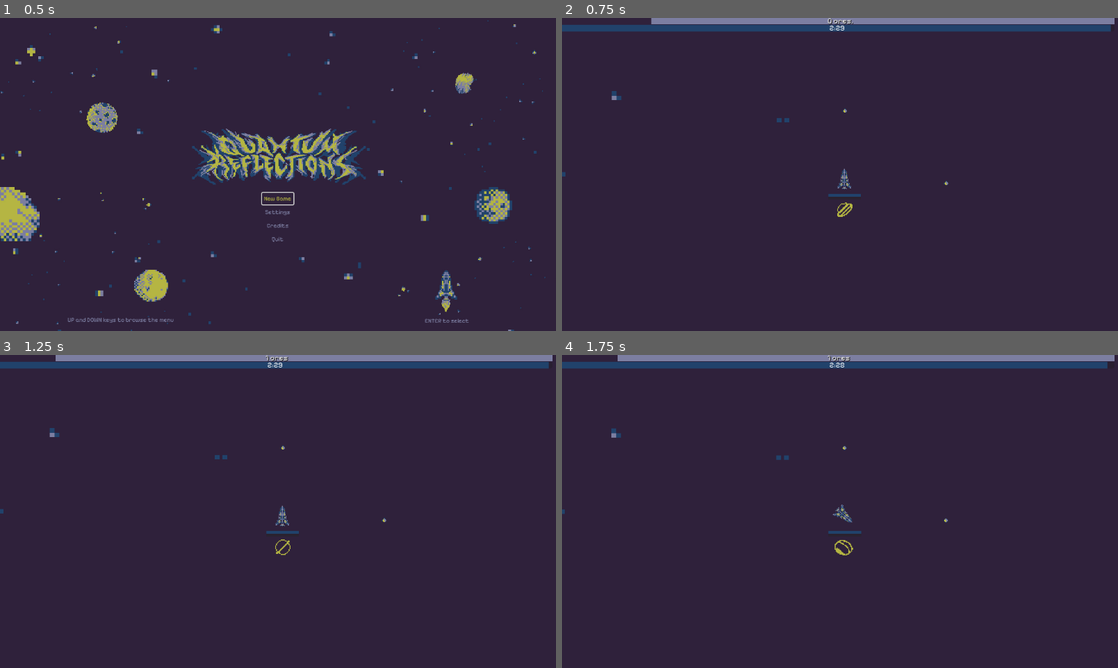
Above: before the commit, frames 1-4 (two rows, left to right).
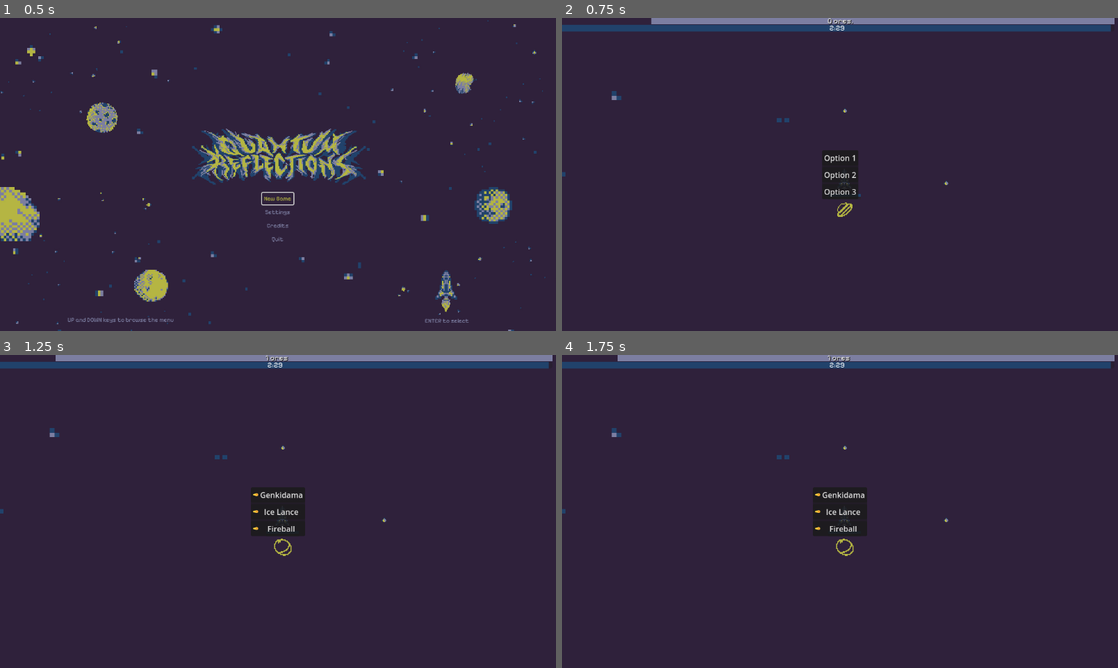
Above: after the commit, the same moments.

Repository: iparosds/Quantum-Reflections
Game: Godot game, scene res://scenes/menu.tscn
The game is run twice, just before and just after one commit, with the same random seed, the same clock (stepped at 60 frames per second) and the same inputs.
Inputs (mouse positions are in pixels of both pictures, inside the frame that each line leads up to):
- Up to frame 1 (0.5 s): no input
- Up to frame 2 (0.75 s): click "New Game" at 0.5 s
- Up to frame 3 (1.25 s): no input
- Up to frame 4 (1.75 s): tap Enter (enter) at 1.25 s; move the mouse to (962, 495) at 1.27 s; hold Right (move_right) from 1.28 s (still down); tap Tab (boost) at 1.35 s

Frame 1 is identical in both runs. In frame 2, 0.8% of the frame differs, in the area x 46-54%, y 42-58%; in frame 3, 1.4%; in frame 4, 1.4%, in the area x 0-99%, y 2-65%.

Commit message:
Tentando arrumar o level up

Diff:
--- a/project.godot
+++ b/project.godot
@@ -22,7 +22,6 @@
 
 [display]
 
-window/size/mode=3
 window/subwindows/embed_subwindows=false
 window/stretch/mode="viewport"
 
--- a/scenes/level_up_menu.tscn
+++ b/scenes/level_up_menu.tscn
@@ -3,7 +3,6 @@
 [ext_resource type="Script" uid="uid://cqpb3iwjo54sn" path="res://scripts/level_up_menu.gd" id="1_nt8lk"]
 
 [node name="LevelUpMenu" type="Control"]
-visible = false
 layout_mode = 3
 anchors_preset = 8
 anchor_left = 0.5
@@ -44,3 +43,8 @@
 [node name="Option3" type="Button" parent="PanelContainer/VBoxContainer"]
 layout_mode = 2
 text = "Option 3"
+
+[connection signal="pressed" from="PanelContainer/VBoxContainer/Option1" to="." method="on_weapon_selected"]
+[connection signal="pressed" from="PanelContainer/VBoxContainer/Option1" to="." method="_on_option_1_pressed"]
+[connection signal="pressed" from="PanelContainer/VBoxContainer/Option2" to="." method="on_weapon_selected"]
+[connection signal="pressed" from="PanelContainer/VBoxContainer/Option3" to="." method="on_weapon_selected"]
--- a/scripts/game.gd
+++ b/scripts/game.gd
@@ -16,6 +16,11 @@
 func _ready():
 	AudioPlayer.stop()
 	$Player.connect("level_up", Callable(self, "_on_player_level_up"))
+
+func level_up():
+	get_tree().paused = true
+	level_up_menu.show()
+	level_up_menu.setup_random_options()
 
 func _on_player_level_up():
 	get_tree().paused = true
@@ -92,24 +97,31 @@
 	if score <= 10:
 		$UI/XP.max_value = 10
 		$UI/XP.value = score
+		level_up()
 	elif score > 10 && score <= 50:
 		$UI/XP.max_value = 50
 		$UI/XP.value = score - 10
+		level_up()
 	elif score > 50 && score <= 100:
 		$UI/XP.max_value = 100
 		$UI/XP.value = score - 50
+		level_up()
 	elif score > 100 && score <=200:
 		$UI/XP.max_value = 200
 		$UI/XP.value = score - 100
+		level_up()
 	elif score > 200 && score <= 400:
 		$UI/XP.max_value = 400
 		$UI/XP.value = score - 200
+		level_up()
 	elif score > 400 && score <= 600:
 		$UI/XP.max_value = 600
 		$UI/XP.value = score - 400
+		level_up()
 	elif score > 600 && score < 800:
 		$UI/XP.max_value = 800
 		$UI/XP.value = score - 600
+		level_up()
 
 func _on_button_pressed() -> void:
 	get_tree().paused = false
--- a/scripts/level_up_menu.gd
+++ b/scripts/level_up_menu.gd
@@ -24,11 +24,19 @@
 		option_buttons[i].set_meta("weapon_script", weapon.script)
 
 		# Verifica se o sinal já está conectado
-		if not option_buttons[i].is_connected("pressed", Callable(self, "_on_weapon_selected")):
-			option_buttons[i].connect("pressed", Callable(self, "_on_weapon_selected").bind(option_buttons[i]))
+		# if not option_buttons[i].is_connected("pressed", Callable(self, "_on_weapon_selected")):
+		#	option_buttons[i].connect("pressed", Callable(self, "_on_weapon_selected").bind(option_buttons[i]))
 
-func _on_weapon_selected(button):
-	var weapon_script = button.get_meta("weapon_script")
-	player.add_weapon(weapon_script)
+#func _on_weapon_selected(button):
+func on_weapon_selected():
+	print("select weapon")
+	#var weapon_script = button.get_meta("weapon_script")
+	#player.add_weapon(weapon_script)
 	hide()  # Esconde o menu
 	get_tree().paused = false
+
+
+func _on_option_1_pressed() -> void:
+	print("select weapon")
+	hide()  # Esconde o menu
+	get_tree().paused = false
--- a/scripts/player.gd
+++ b/scripts/player.gd
@@ -16,7 +16,7 @@
 signal level_up # ← sinal que será disparado quando subir de nível
 var experience = 0
 var level = 1
-var experience_to_next_level = 1
+var experience_to_next_level = 10
 
 var weapons = []
 
@@ -26,7 +26,7 @@
 		experience -= experience_to_next_level
 		level += 1
 		experience_to_next_level = int(experience_to_next_level * 1.2) # aumenta para próximos níveis
-		emit_signal("level_up") # avisa o jogo que subiu de nível
+		# emit_signal("level_up") # avisa o jogo que subiu de nível
 
 
 func add_weapon(script):
@@ -151,7 +151,6 @@
 	for mob in overlapping_ores:
 		if mob.has_method("is_coin"):
 			game.add_ore()
-			add_experience(10) # ganha 10 de XP por ore coletado
 			mob.queue_free()
 	if health <= 0.0:
 		health = 100
